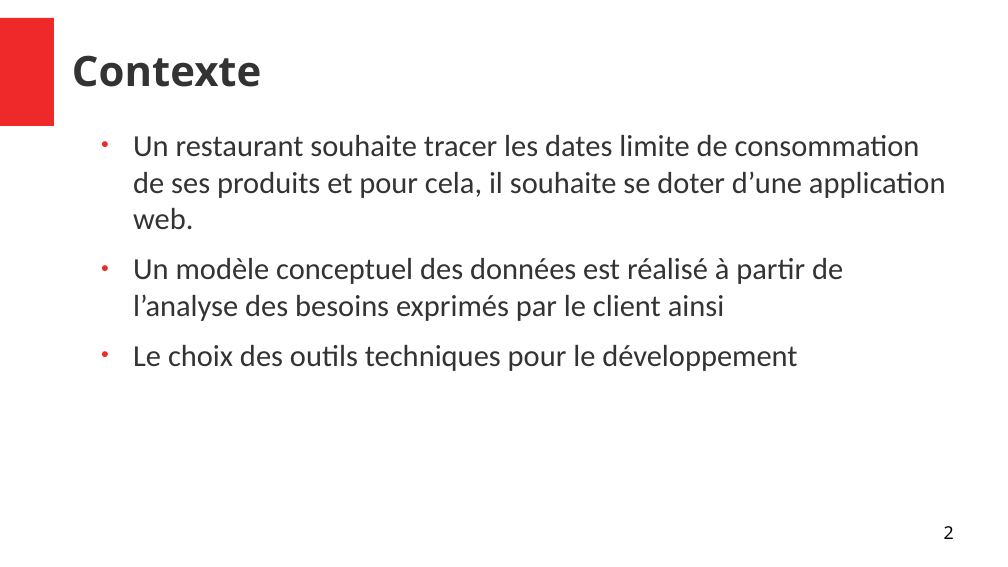
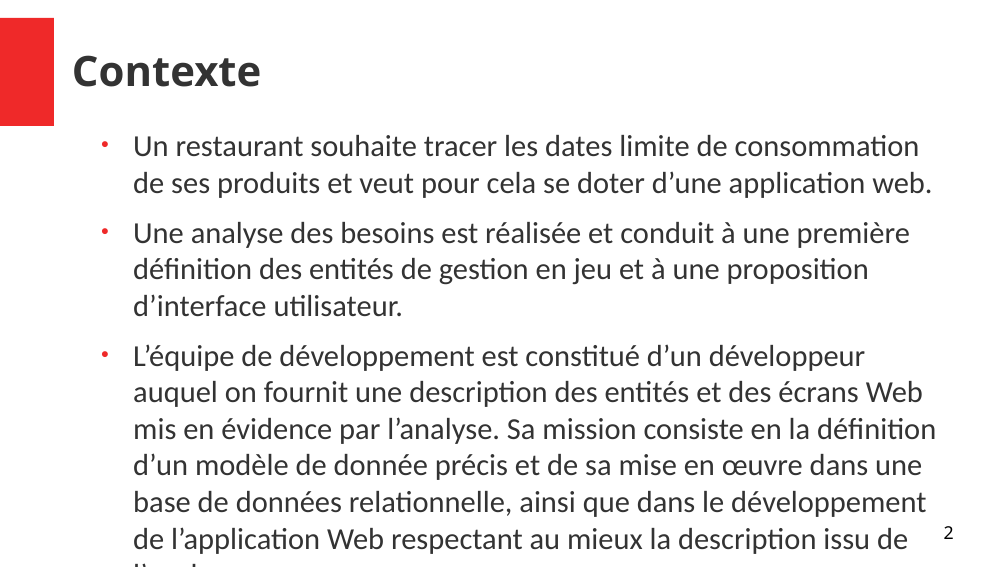
Before and after one commit to PierreGoa/ProjetTPR, a slide deck: slide 2 of Documentations/PresentationTPR.odp. Drawn at 1008x567 pixels with LibreOffice and Linux fonts; fonts in the diff are those of the drawing. Boxes give left, top, right and bottom in pixels: in the first picture for what was removed or moved away, otherwise in the second. Text is boxed around its words. In the diff, an @@ line names an element or a change of style, - is before the commit and + after.

Commit message:
update

```diff
--- a/Documentations/PresentationTPR.odp
+++ b/Documentations/PresentationTPR.odp
@@ text at <box>133,135,936,554</box>: text changed @@
-● Un restaurant souhaite tracer les dates limite de consommation de ses produits et pour cela, il souhaite se doter d’une application web.
-● Un modèle conceptuel des données est réalisé à partir de l’analyse des besoins exprimés par le client ainsi
-● Le choix des outils techniques pour le développement
+● Un restaurant souhaite tracer les dates limite de consommation de ses produits et veut pour cela se doter d’une application web.
+● Une analyse des besoins est réalisée et conduit à une première définition des entités de gestion en jeu et à une proposition d’interface utilisateur.
+● L’équipe de développement est constitué d’un développeur auquel on fournit une description des entités et des écrans Web mis en évidence par l’analyse. Sa mission consiste en la définition d’un modèle de donnée précis et de sa mise en œuvre dans une base de données relationnelle, ainsi que dans le développement de l’application Web respectant au mieux la description issu de l’analyse.
```
Also in this commit, not shown: 1 other slide changed, 3 slides added, 1 slide removed.
